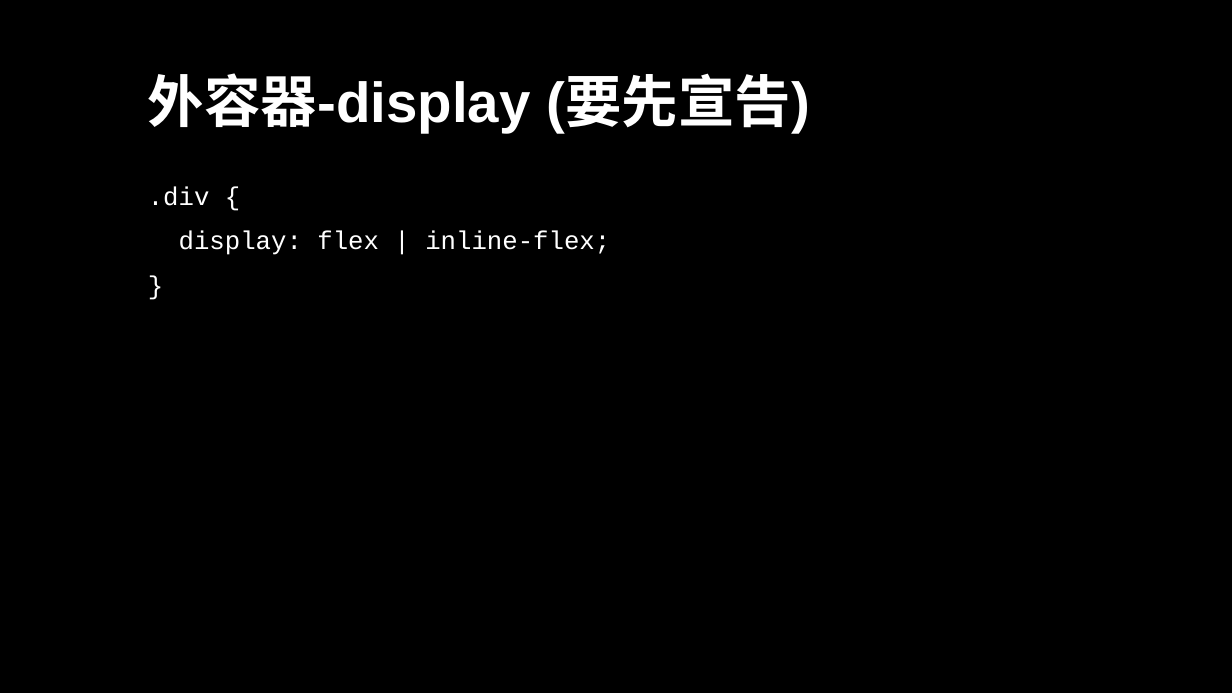
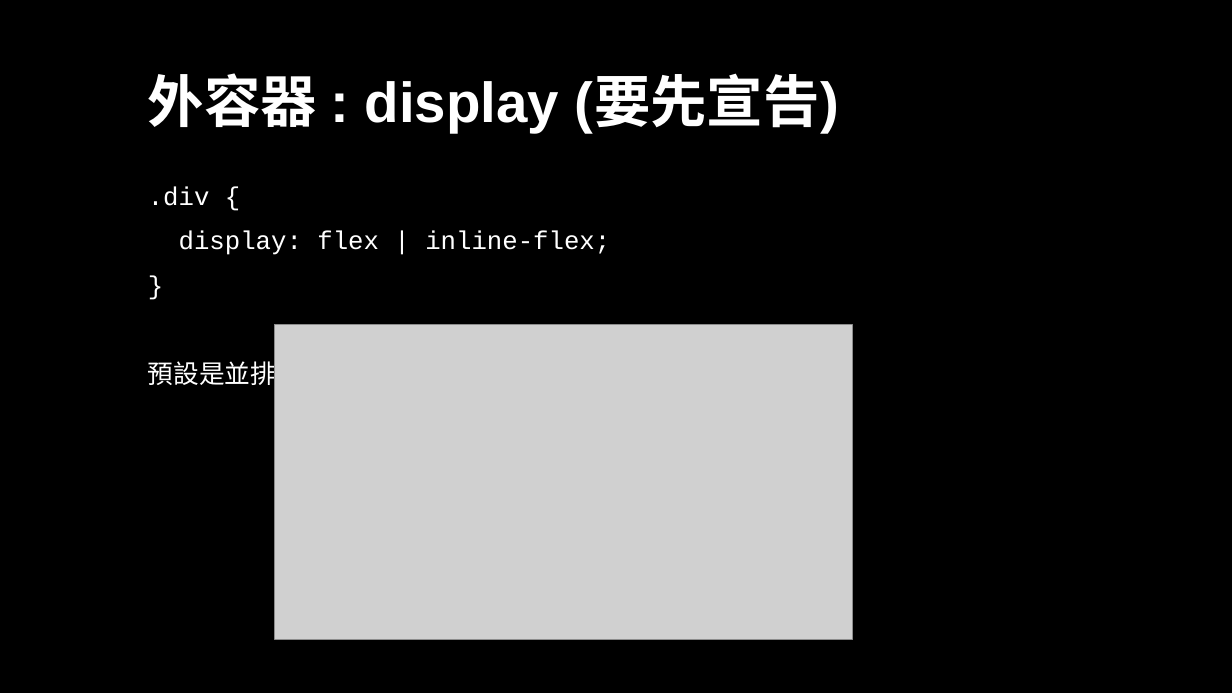
Before and after one commit to Alicexdcw/FrontEndTutorial, a slide deck: slide 15 of sidle-project-porfit.pptx. Drawn at 1232x693 pixels with LibreOffice and Linux fonts; fonts in the diff are those of the drawing; grey boxes stand for pictures. Boxes give left, top, right and bottom in pixels: in the first picture for what was removed or moved away, otherwise in the second. Text is boxed around its words. In the diff, an @@ line names an element or a change of style, - is before the commit and + after.

```diff
--- a/sidle-project-porfit.pptx
+++ b/sidle-project-porfit.pptx
@@ title at (148,73,839,132): text changed @@
-外容器-display (要先宣告)
+外容器 : display (要先宣告)
@@ picture added at (274,324,852,640) @@
@@ text at (148,356,276,389): paragraph added @@
+預設是並排
```
Also in this commit, not shown: 6 other slides changed, 15 slides added, 1 slide removed, 3 other files.
